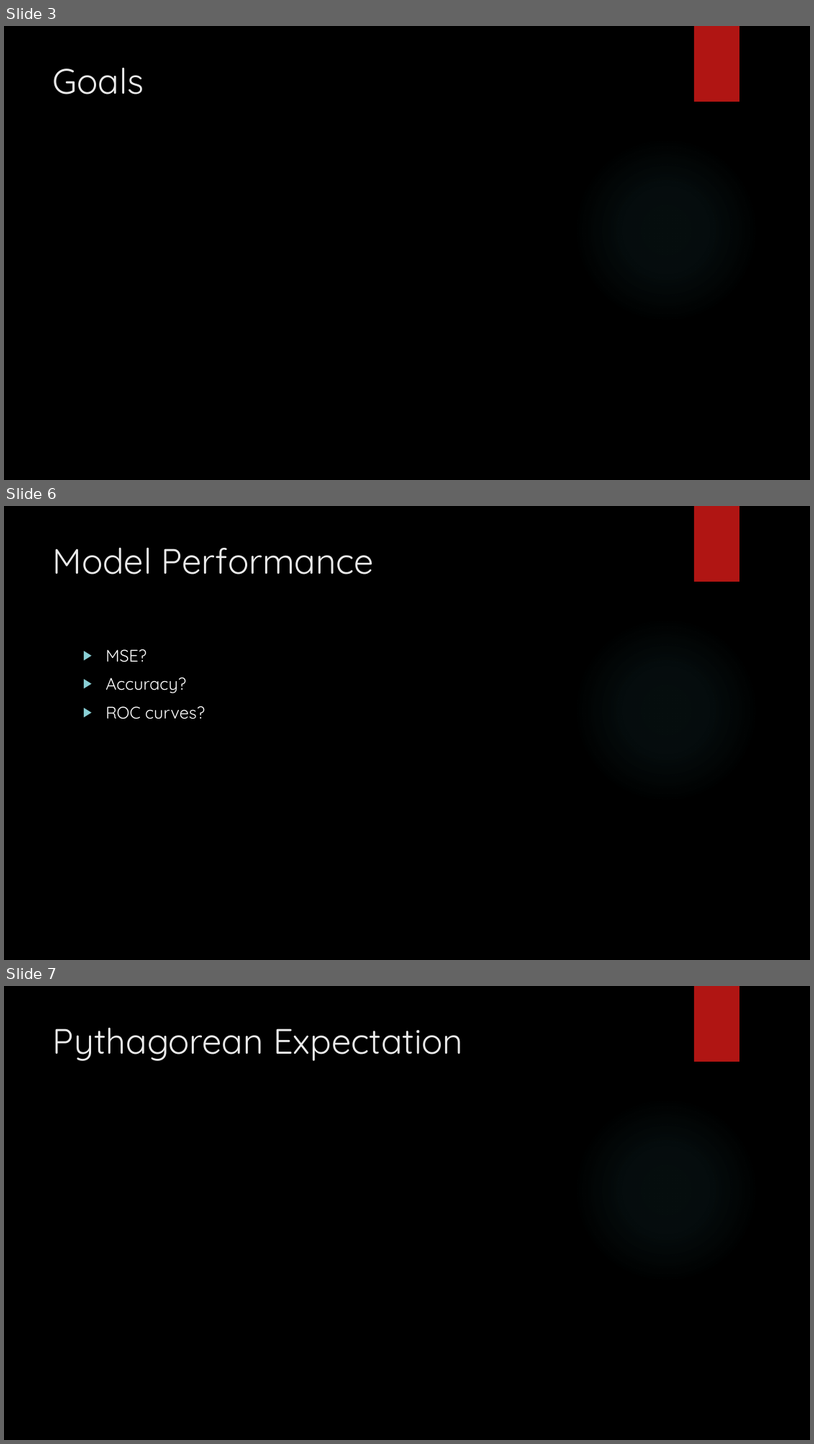
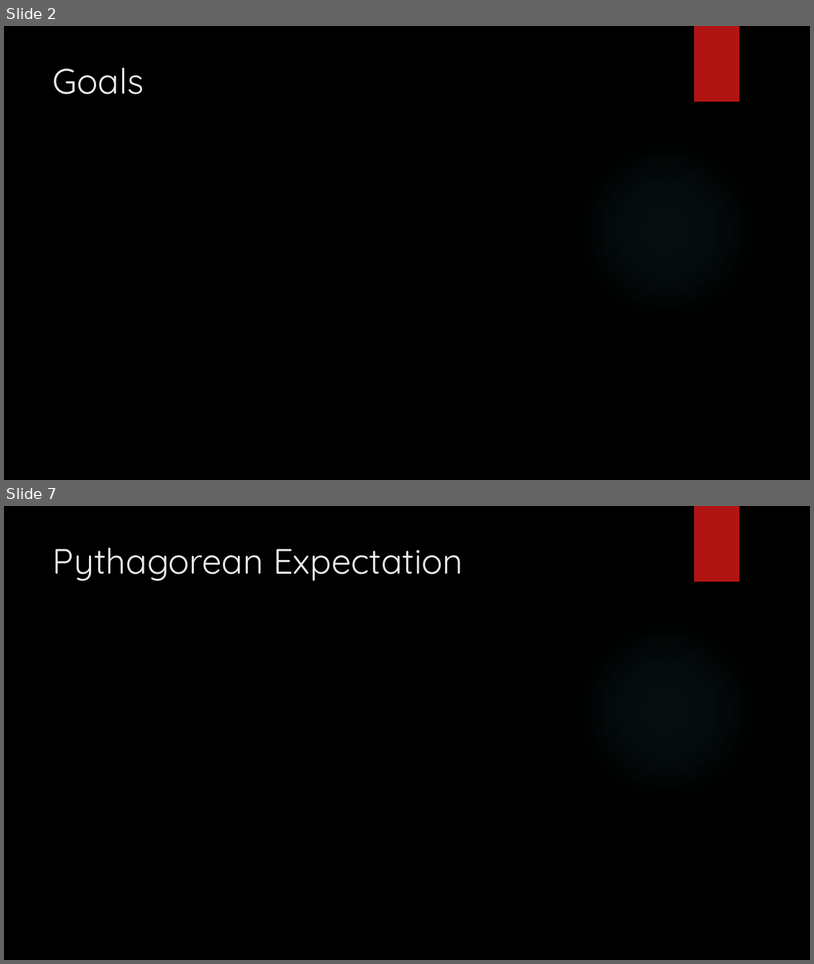
Before and after one commit to mindonly/sta631-project, a slide deck: ProjectPres.pptx. Shown one above the other, each under a label of ours: slides 3, 6 and 7 before the commit, slides 2 and 7 after it; the slides between them are not shown. The pictures are 814x1444 and 814x964 pixels, drawn with LibreOffice and Linux fonts; fonts in the diff are those of the drawing; grey boxes stand for pictures; background and template pictures are left out. Boxes give left, top, right and bottom in pixels: in the first picture for what was removed or moved away, otherwise in the second. Text is boxed around its words. In the diff, an @@ line names an element or a change of style, - is before the commit and + after.

```diff
--- a/ProjectPres.pptx
+++ b/ProjectPres.pptx
@@ slide 6 removed at <box>4,506,810,960</box>, background picture (left out); not listed: 2 template elements that a slide beside it also shows @@
@@ title removed at <box>53,547,374,574</box> @@
-Model Performance
@@ text removed at <box>106,649,205,719</box> @@
-▶ MSE?
-▶ Accuracy?
-▶ ROC curves?
@@ what was slide 3 is now slide 2 @@
```
Also in this commit, not shown: 5 slides changed, 4 slides added, 3 other slides removed.
